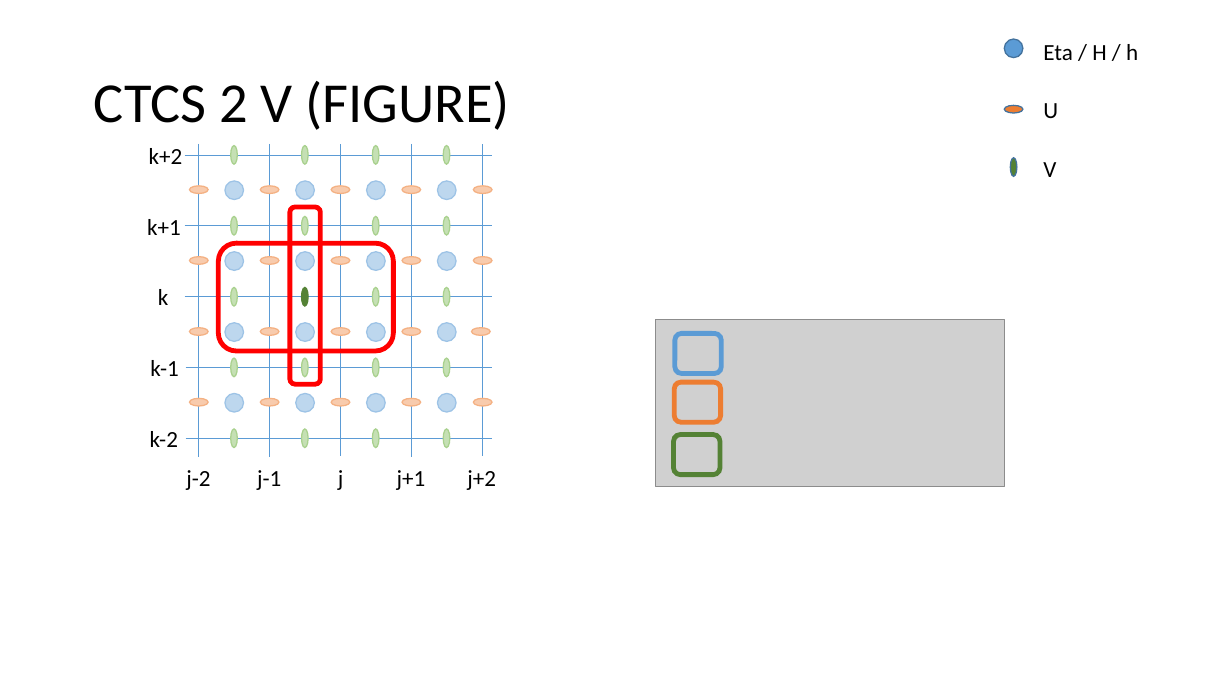
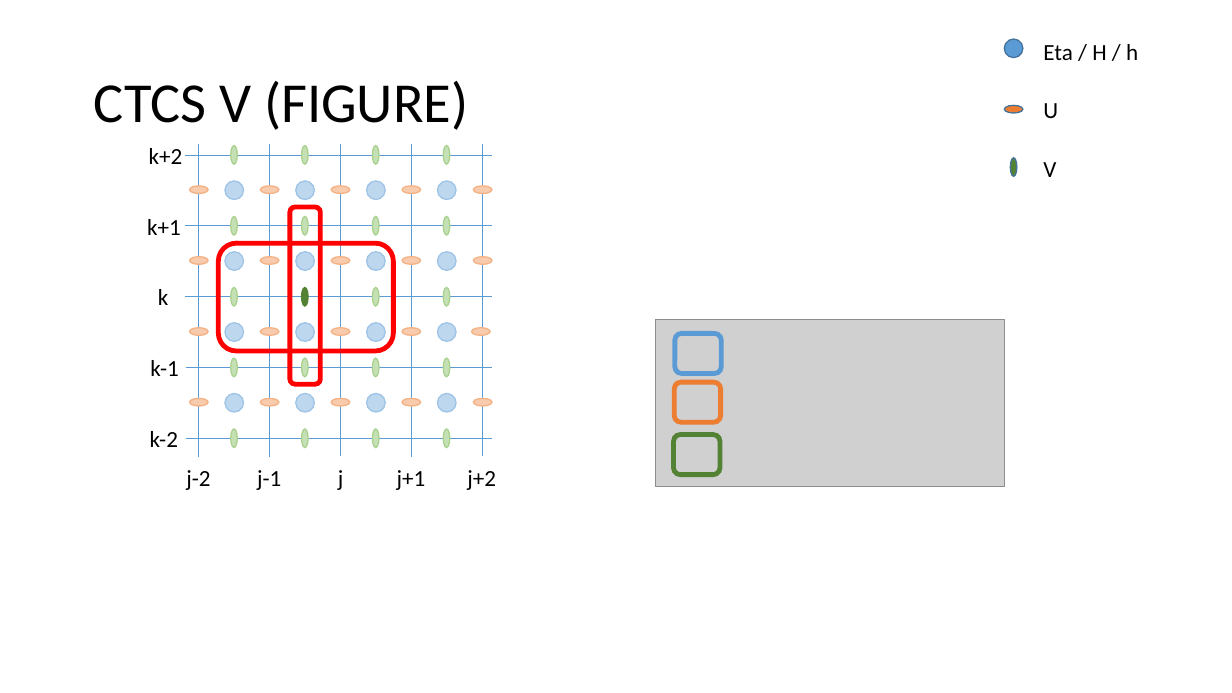
Before and after one commit to metno/gpu-ocean, a slide deck: slide 19 of gpu_ocean/prototypes/fbl_ctcs_stencils.pptx (slide 21 before the commit). Drawn at 1232x693 pixels with LibreOffice and Linux fonts; fonts in the diff are those of the drawing; grey boxes stand for pictures. Boxes give left, top, right and bottom in pixels: in the first picture for what was removed or moved away, otherwise in the second. Text is boxed around its words. In the diff, an @@ line names an element or a change of style, - is before the commit and + after.

```diff
--- a/gpu_ocean/prototypes/fbl_ctcs_stencils.pptx
+++ b/gpu_ocean/prototypes/fbl_ctcs_stencils.pptx
@@ title at box(94, 81, 468, 130): text changed @@
-CTCS 2 V (FIGURE)
+CTCS V (FIGURE)
```
Also in this commit, not shown: 7 other slides changed, 26 slides added, 3 slides removed.
